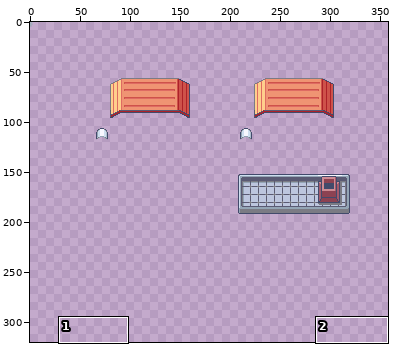
Sprite sheet, stored at images/maps/PalletTownUpper.png. Above, an overview of the earlier version with the close-up marked.
Close-up. Before the edit:
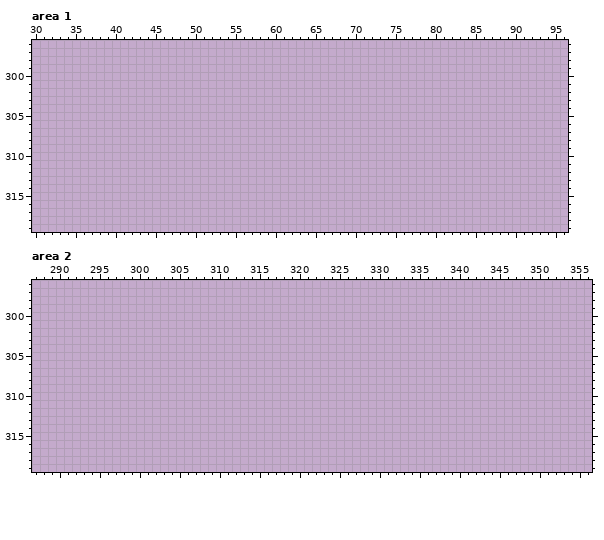
The file is 384x320 pixels. Pixels under 10% opacity are left out. Colours within 5 levels of each other are drawn and written as one. Shown: area 1: x 30..96, y 296..319; area 2: x 287..356, y 296..319. The wide view leaves out empty margins. The commit also changed other parts of the picture, which this record leaves out.
Now the later version:
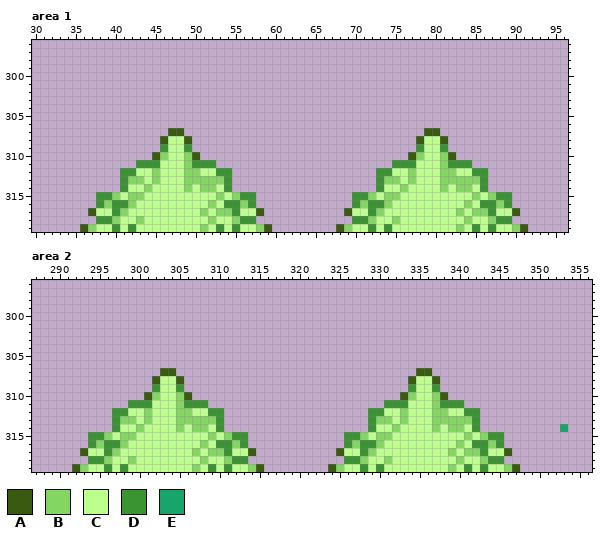
Palette (. is transparent): A #395a10  B #84d663  C #bdff8c  D #399431  E #18a56b
Changes in this commit:
Changed rows in their new state; - is an unchanged pixel.
Area 1:
first column x 36:
307 -----------AA------------------------------AA-----------
308 ----------ACCA----------------------------ACCA----------
309 ----------DCCD----------------------------DCCD----------
310 ---------ABCCBA--------------------------ABCCBA---------
311 -------DDDCCCBDDD----------------------DDDCCCBDDD-------
312 -----DDCCBCCCBBCCDD------------------DDCCBCCCBBCCDD-----
313 -----DBBCBCCCBBBBBD------------------DBBCBCCCBBBBBD-----
314 -----DCCBCCCCBCBBCD------------------DCCBCCCCBCBBCD-----
315 --DDBCBBCCCCCCCCCBCBDD------------DDBCBBCCCCCCCCCBCBDD--
316 --DBDDBCCCCCCCCCBCDDBD------------DBDDBCCCCCCCCCBCDDBD--
317 -ACCDBCCCCCCCCCBCBBDCCA----------ACCDBCCCCCCCCCBCBBDCCA-
318 --DDBCCBCCCCCCCCBCCBDD------------DDBCCBCCCCCCCCBCCBDD--
319 ABCCDCDCCCCCCCCBCDCDCCBA--------ABCCDCDCCCCCCCCBCDCDCCBA
Area 2:
first column x 292:
307 -----------AA------------------------------AA-----------------
308 ----------ACCA----------------------------ACCA----------------
309 ----------DCCD----------------------------DCCD----------------
310 ---------ABCCBA--------------------------ABCCBA---------------
311 -------DDDCCCBDDD----------------------DDDCCCBDDD-------------
312 -----DDCCBCCCBBCCDD------------------DDCCBCCCBBCCDD-----------
313 -----DBBCBCCCBBBBBD------------------DBBCBCCCBBBBBD-----------
314 -----DCCBCCCCBCBBCD------------------DCCBCCCCBCBBCD----------E
315 --DDBCBBCCCCCCCCCBCBDD------------DDBCBBCCCCCCCCCBCBDD--------
316 --DBDDBCCCCCCCCCBCDDBD------------DBDDBCCCCCCCCCBCDDBD--------
317 -ACCDBCCCCCCCCCBCBBDCCA----------ACCDBCCCCCCCCCBCBBDCCA-------
318 --DDBCCBCCCCCCCCBCCBDD------------DDBCCBCCCCCCCCBCCBDD--------
319 ABCCDCDCCCCCCCCBCDCDCCBA--------ABCCDCDCCCCCCCCBCDCDCCBA------
Pixel boxes of the changes (left, top, right, bottom) in both close-ups:
added: (80, 128, 272, 232)
added: (336, 128, 528, 232)
added: (72, 368, 264, 472)
added: (328, 368, 520, 472)
added: (560, 424, 568, 432)
